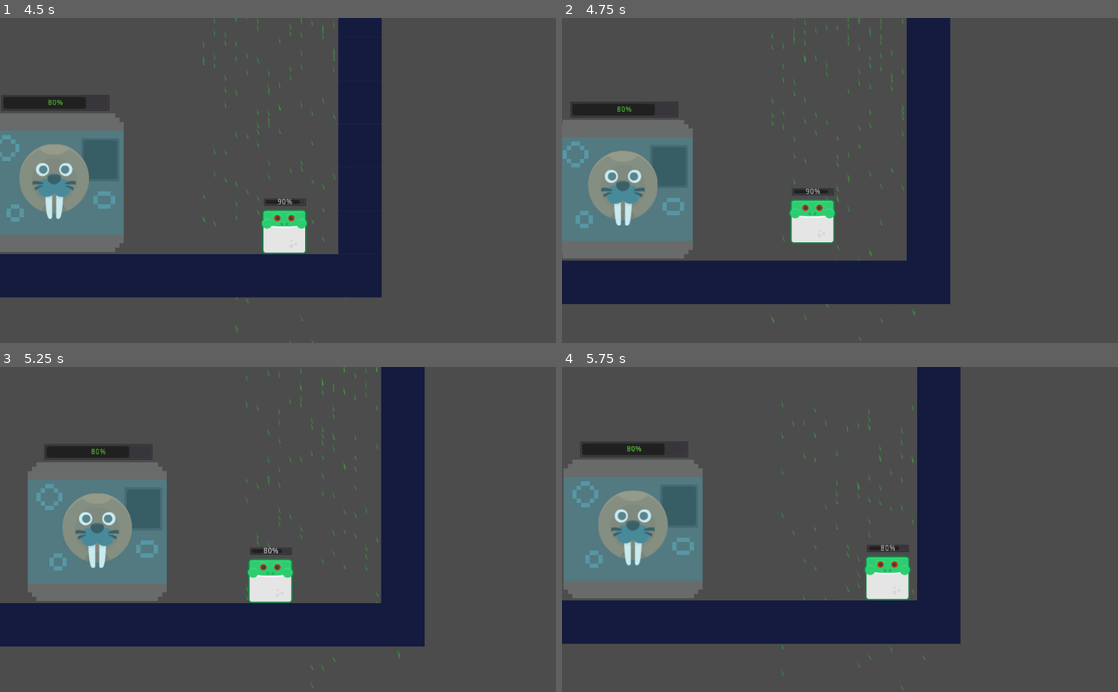
Above: before the commit, frames 1-4 (two rows, left to right).
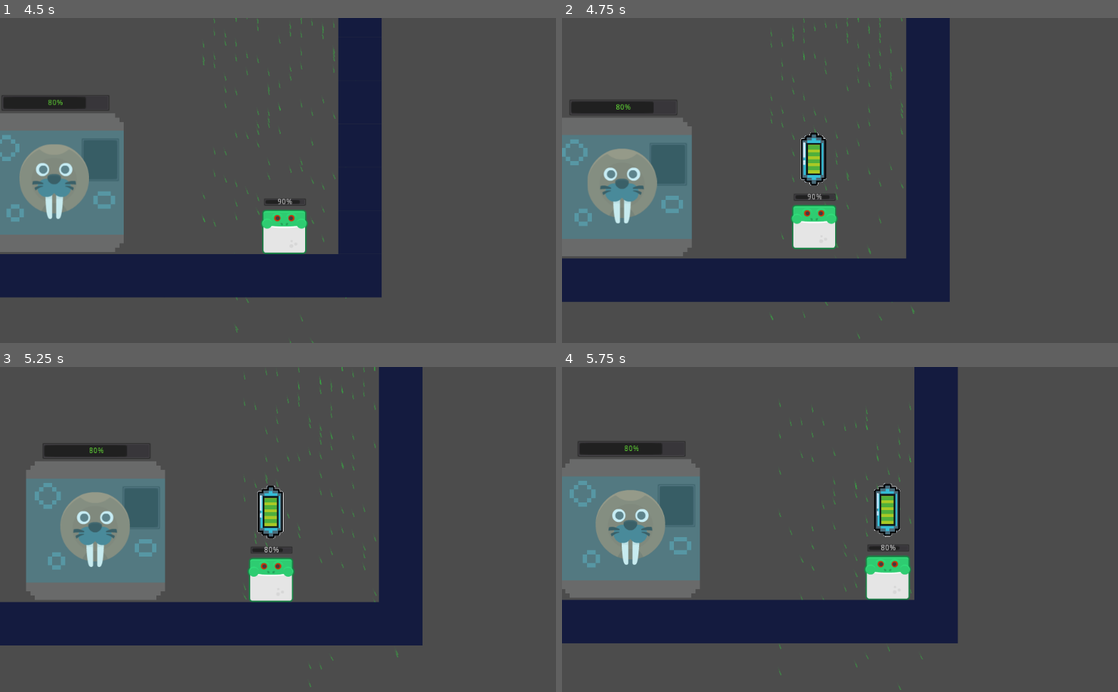
Above: after the commit, the same moments.

Repository: mapedorr/Llubiateria
Game: Godot game, scene res://Game.tscn
The game is run twice, just before and just after one commit, with the same random seed, the same clock (stepped at 60 frames per second) and the same inputs.
Inputs:
- Up to frame 1 (4.5 s): hold D (move_right) 0.53-2.03 s; tap W (jump) at 0.77, 1.52, 3.02, 3.77 s; hold A (move_left) 2.03-2.78 s; hold D (move_right) 2.78-4.28 s; hold A (move_left) from 4.28 s (still down)
- Up to frame 2 (4.75 s): keep holding A (move_left); tap W (jump) at 4.52 s
- Up to frame 3 (5.25 s): release A (move_left) at 5.03 s; hold D (move_right) from 5.03 s (still down)
- Up to frame 4 (5.75 s): keep holding D (move_right)

Frame 1 is identical in both runs. In frame 2, 4.3% of the frame differs, in the area x 0-70%, y 0-100%; in frame 3, 3.9%; in frame 4, 3.5%.

Commit message:
After rebase adjustments

Diff:
--- a/Game.tscn
+++ b/Game.tscn
@@ -1,10 +1,11 @@
-[gd_scene load_steps=8 format=2]
+[gd_scene load_steps=9 format=2]
 
 [ext_resource path="res://Game.gd" type="Script" id=1]
 [ext_resource path="res://RainArea.tscn" type="PackedScene" id=2]
 [ext_resource path="res://Levels/Assets/tileset.png" type="Texture" id=3]
 [ext_resource path="res://Characters/PC/PC.tscn" type="PackedScene" id=4]
-[ext_resource path="res://Maquina/Maquina.tscn" type="PackedScene" id=5]
+[ext_resource path="res://Levels/GrabPoint.tscn" type="PackedScene" id=5]
+[ext_resource path="res://Maquina/Maquina.tscn" type="PackedScene" id=6]
 
 [sub_resource type="ConvexPolygonShape2D" id=1]
 points = PoolVector2Array( 0, 0, 80, 0, 80, 80, 0, 80 )
@@ -51,5 +52,8 @@
 [node name="PC" parent="TEMP" instance=ExtResource( 4 )]
 position = Vector2( 378.867, 326.905 )
 
-[node name="Maquina" parent="." instance=ExtResource( 5 )]
+[node name="GrabPoint" parent="." instance=ExtResource( 5 )]
+position = Vector2( 969, 476 )
+
+[node name="Maquina" parent="." instance=ExtResource( 6 )]
 position = Vector2( 517.379, 347.854 )
--- a/Maquina/Maquina.tscn
+++ b/Maquina/Maquina.tscn
@@ -11,7 +11,7 @@
 script = ExtResource( 1 )
 
 [node name="BatteryArea" type="Area2D" parent="."]
-position = Vector2( 150, 0 )
+position = Vector2( 150, -128 )
 collision_layer = 4
 
 [node name="CollisionShape2D" type="CollisionShape2D" parent="BatteryArea"]
